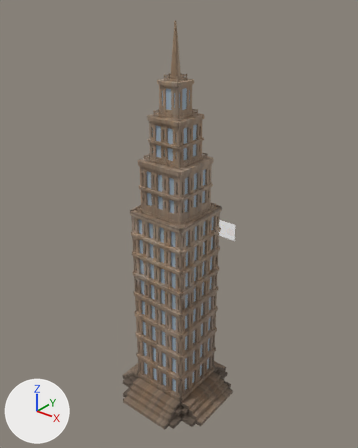
One commit to the OBJ model model/Croutitower/croutitower.obj: the scene before it, then after it.
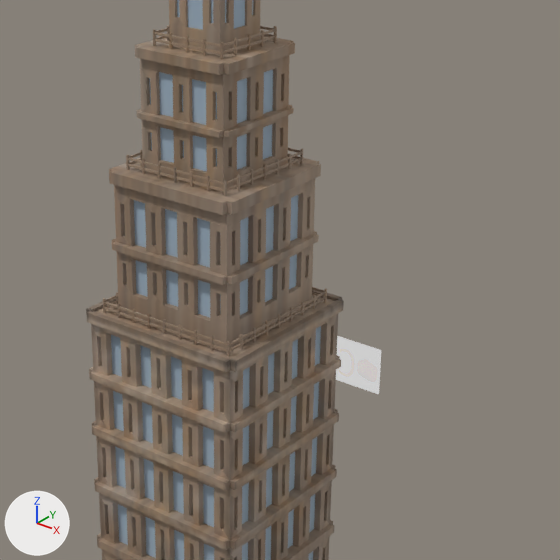
There are two pictures of each version: one whole from a 50 mm camera at (0.689, -0.85, 1.048) aimed at (-0.002, 0.014, 0.512), one close up on the part from 28% to 84% of the width and 22% to 67% of the height. The lights are fixed; the arrows at lower left show +X, +Y and +Z. Where no turn or scale is listed for an object, it has been applied to the vertices. Vertices at the same position are counted once.

Before the edit, the objects in view are built like this:
```python
me_material_005 = bpy.data.meshes.new('Material.005')
me_material_005.from_pydata(...)  # 4 vertices, 1 face; spans x -0.119..0.113, y 0.091, z 0.471..0.515
me_material_005.materials.append(mat_material_005)  # picture img_logo_vertigéo2_png
me_tower1_tower = bpy.data.meshes.new('Tower1_Tower')
me_tower1_tower.from_pydata(...)  # 6220 vertices, 6222 faces; spans x -0.143..0.143, y -0.143..0.143, z -0.003..0.979
me_tower1_tower.materials.append(mat_mat_2)  # picture img_beton_png
me_tower1_window = bpy.data.meshes.new('Tower1_window')
me_tower1_window.from_pydata(...)  # 260 vertices, 258 faces; spans x -0.07..0.07, y -0.07..0.07, z 0.01..0.859
me_tower1_window.materials.append(mat_material_004)  # picture img_glass_png
ob_material_005 = bpy.data.objects.new('Material.005', me_material_005)
ob_material_005.location = (0.0, 0.0, 0.0)
ob_tower1_tower = bpy.data.objects.new('Tower1_Tower', me_tower1_tower)
ob_tower1_tower.location = (0.0, 0.0, 0.0)
ob_tower1_window = bpy.data.objects.new('Tower1_window', me_tower1_window)
ob_tower1_window.location = (0.0, 0.0, 0.0)
```
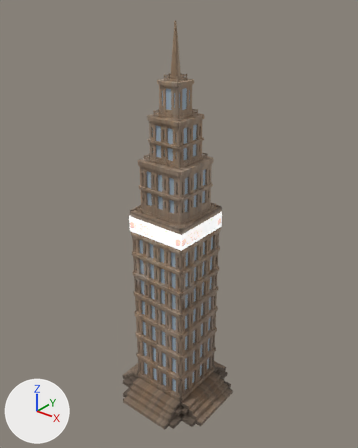
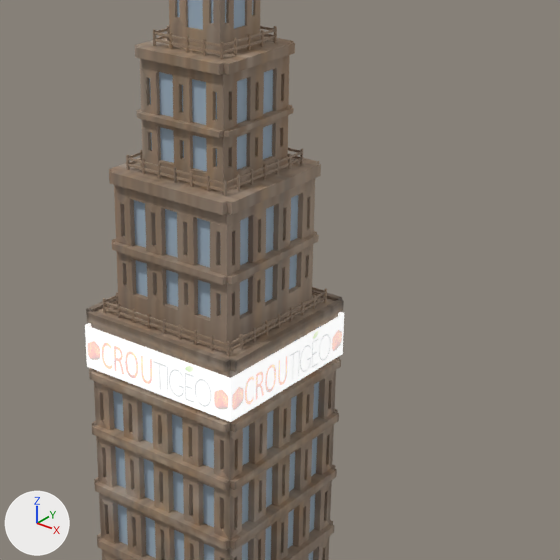
Commit message: nicer Croutitower

Patch to the scene script:
```diff
--- a/model/Croutitower/croutitower.obj.py
+++ b/model/Croutitower/croutitower.obj.py
@@ me_material_005 @@
 me_material_005.from_pydata(...)  # 4 vertices, 1 face; spans x -0.119..0.113, y 0.091, z 0.471..0.515
 # used by ob_material_005; location = (0.0, 0.0, 0.0)
-me_material_005.vertices[0].co = (0.113, 0.091, 0.471)  # pixel (379, 394)
-me_material_005.vertices[1].co = (-0.119, 0.091, 0.471)
-me_material_005.vertices[2].co = (0.113, 0.091, 0.515)  # pixel (381, 350)
-me_material_005.vertices[3].co = (-0.119, 0.091, 0.515)
+# me_material_005 part 1
+me_material_005.vertices[0].co = (0.08, 0.08, 0.505)  # pixel (342, 353)
+me_material_005.vertices[1].co = (-0.08, 0.08, 0.505)
+me_material_005.vertices[2].co = (0.08, 0.08, 0.545)  # pixel (344, 312)
+me_material_005.vertices[3].co = (-0.08, 0.08, 0.545)
 me_material_005.materials.append(mat_material_005)
@@ me_material_008 @@
+me_material_008.from_pydata(...)  # 4 vertices, 1 face; spans x -0.08, y -0.08..0.08, z 0.505..0.545
+me_material_008.materials.append(mat_material_005)  # picture img_logo_vertigéo2_png
@@ me_material_007 @@
+me_material_007.from_pydata(...)  # 4 vertices, 1 face; spans x -0.08..0.08, y -0.08, z 0.505..0.545
+me_material_007.materials.append(mat_material_005)  # picture img_logo_vertigéo2_png
@@ me_material_006 @@
+me_material_006.from_pydata(...)  # 4 vertices, 1 face; spans x 0.08, y -0.08..0.08, z 0.505..0.545
+me_material_006.materials.append(mat_material_005)  # picture img_logo_vertigéo2_png
@@ ob_material_008 @@
+ob_material_008 = bpy.data.objects.new('Material.008', me_material_008)
+ob_material_008.location = (0.0, 0.0, 0.0)
@@ ob_material_007 @@
+ob_material_007 = bpy.data.objects.new('Material.007', me_material_007)
+ob_material_007.location = (0.0, 0.0, 0.0)
@@ ob_material_006 @@
+ob_material_006 = bpy.data.objects.new('Material.006', me_material_006)
+ob_material_006.location = (0.0, 0.0, 0.0)
```

Location of each change, [x1, y1, x2, y2] in pixels of the close-ups (560 x 560 px):
'Material.007', added: after [85, 325, 231, 422]
'Material.006', added: after [231, 313, 344, 422]
'Material.005', reshaped: before [336, 336, 381, 394]; after [338, 312, 343, 316]
